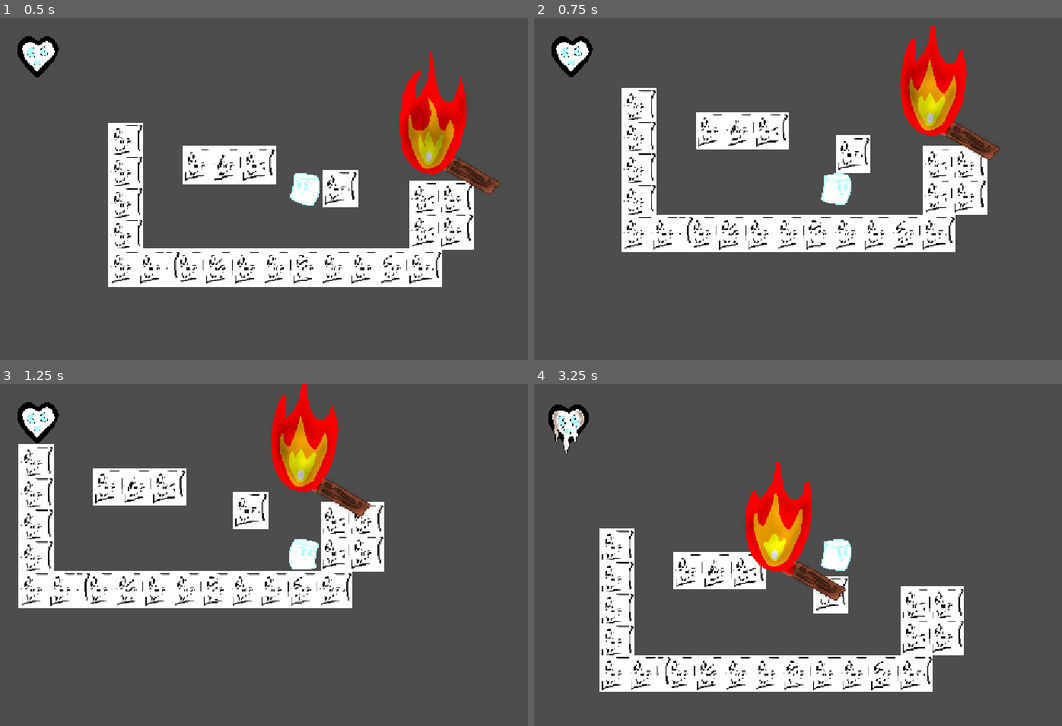
Above: before the commit, frames 1-4 (two rows, left to right).
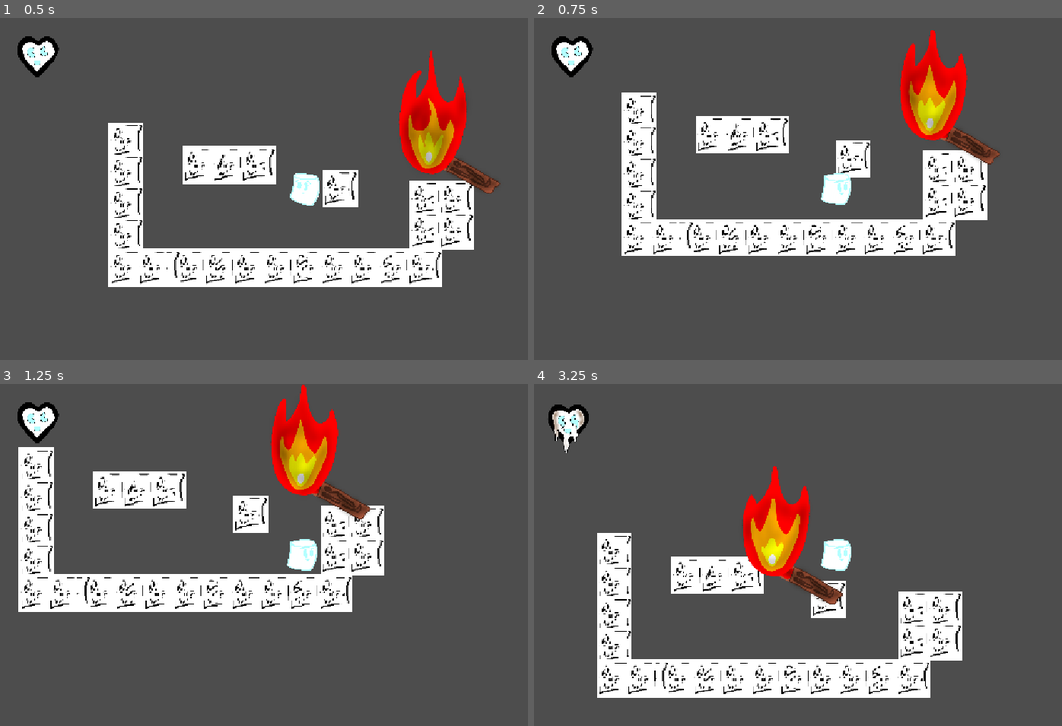
Above: after the commit, the same moments.

Repository: ibiahmed132/haven-project
Game: Godot game, scene res://main.tscn
Same seed, same stepped clock (60 frames per second), same inputs: the game is played once before the commit and once after it.
Inputs:
- Up to frame 1 (0.5 s): no input
- Up to frame 2 (0.75 s): tap Enter (ui_accept) at 0.5 s; hold Right (ui_right) from 0.53 s (still down)
- Up to frame 3 (1.25 s): keep holding Right (ui_right); tap Enter (ui_accept) at 0.77 s
- Up to frame 4 (3.25 s): tap Enter (ui_accept) at 1.52, 3.02 s; release Right (ui_right) at 2.03 s; hold Left (ui_left) 2.03-2.78 s; hold Right (ui_right) from 2.78 s (still down)

Frame 1 is identical in both runs. In frame 2, 6.6% of the frame differs, in the area x 16-89%, y 2-70%; in frame 3, 6.1%; in frame 4, 8.2%, in the area x 11-82%, y 22-92%.

Commit message:
increased gravity slightly for bouncier megabounce

Diff:
--- a/haven-project/character_body_2d.gd
+++ b/haven-project/character_body_2d.gd
@@ -38,7 +38,7 @@
 		if megabounce == 0:
 			velocity += get_gravity() * delta
 		elif megabounce == 1 and not is_down:
-			velocity += 10 * get_gravity() * delta
+			velocity += 11 * get_gravity() * delta
 			megabounce = 1
 
 	if is_on_floor():
